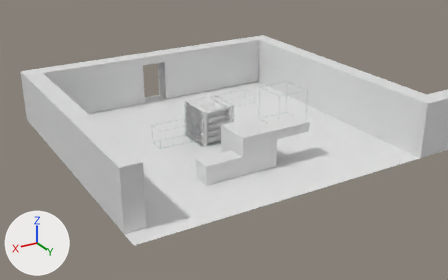
An edit to the Blender file Blender files/draft level.blend, drawn before and after from the same camera.
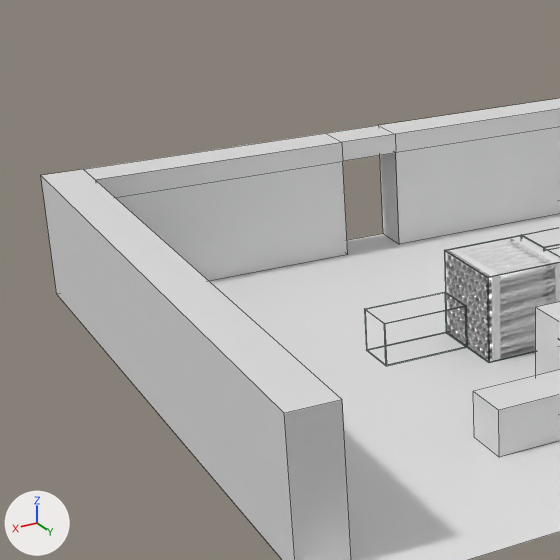
Each version appears first from a 50 mm camera at (15.74, 27.82, 13.54) aimed at (-0.79, 0.28, -0.22), and next in a close-up on the part from 1% to 52% of the width and 0% to 81% of the height. The lights are fixed; the arrows at lower left show +X, +Y and +Z. The close-ups show mesh edges as thin lines.
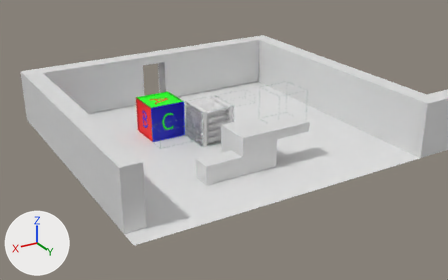
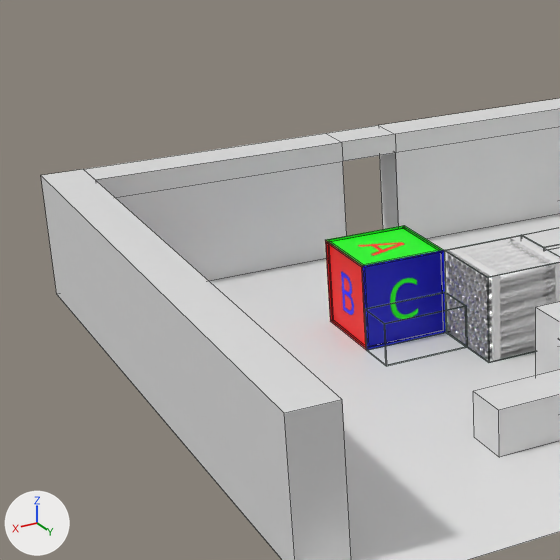
Boxes [x1, y1, x2, y2] around the edits, measured in the close-ups (560 x 560 px):
'abc_block', added
    after: [325, 225, 446, 350]

The change in detail:
Picture 'abc_block_albedo.png' (img_abc_block_albedo_png) is new.
Material 'abc_block' (mat_abc_block) is new.
Uses the picture img_abc_block_albedo_png.
Mesh me_cube_011 is new.
It has 56 vertices, 54 faces and spans x -2.0..0.0, y 0.0..2.0, z 0.0..2.0.
It uses material mat_abc_block.
Object 'abc_block' (ob_abc_block) is new; it shows me_cube_011.
Its location is (3.0, -3.0, 0.0).
